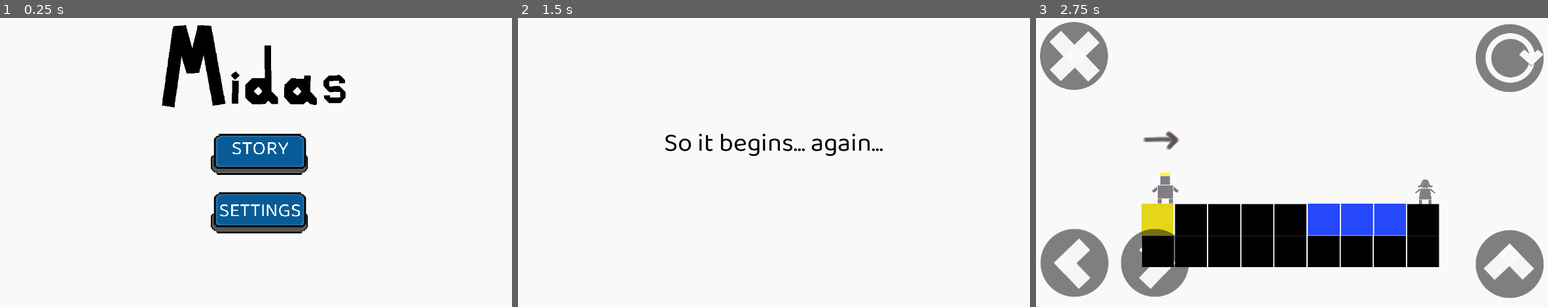
Above: before the commit, frames 1-3 (left to right).
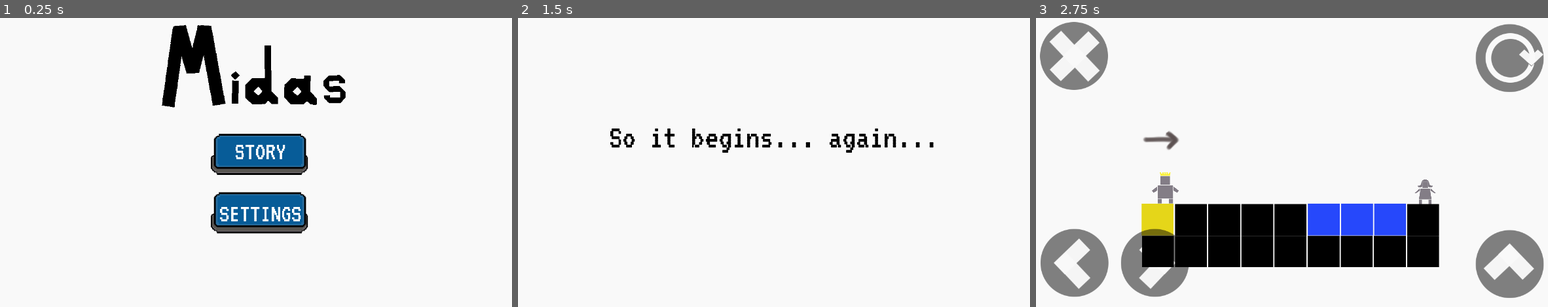
Above: after the commit, the same moments.

Repository: meburns/midas
Game: Godot game, scene res://src/Menu.tscn
Two runs of this game, one before a commit and one after it. Both use one fixed random seed, a clock stepped at 60 frames per second and the inputs below.
Inputs:
- Up to frame 1 (0.25 s): no input
- Up to frame 2 (1.5 s): click "STORY" at 0.5 s; tap Enter (ui_accept) at 1.25 s; hold Right (move_right) from 1.28 s (still down); tap R (refresh) at 1.35 s
- Up to frame 3 (2.75 s): keep holding Right (move_right); tap Space (jump) at 1.52, 2.27 s; tap Enter (ui_accept) at 2 s; tap R (refresh) at 2.1 s

The runs differ from the first frame. In frame 1, 0.8% of the frame differs, in the area x 42-59%, y 42-71%; in frame 2, 1.6%, in the area x 18-82%, y 38-48%; in frame 3, nothing differs.

Commit message:
Add new pixelized font

Diff:
--- a/src/fonts/level_select_font.tres
+++ b/src/fonts/level_select_font.tres
@@ -1,7 +1,8 @@
 [gd_resource type="DynamicFont" load_steps=2 format=2]
 
-[ext_resource path="res://assets/fonts/Baloo_Bhaina_2/BalooBhaina2-Regular.ttf" type="DynamicFontData" id=1]
+[sub_resource type="DynamicFontData" id=1]
+font_path = "res://assets/fonts/VT323/VT323-Regular.ttf"
 
 [resource]
 size = 32
-font_data = ExtResource( 1 )
+font_data = SubResource( 1 )
--- a/src/fonts/main_menu.tres
+++ b/src/fonts/main_menu.tres
@@ -1,7 +1,8 @@
 [gd_resource type="DynamicFont" load_steps=2 format=2]
 
-[ext_resource path="res://assets/fonts/Baloo_Bhaina_2/BalooBhaina2-Regular.ttf" type="DynamicFontData" id=1]
+[sub_resource type="DynamicFontData" id=1]
+font_path = "res://assets/fonts/VT323/VT323-Regular.ttf"
 
 [resource]
-size = 92
-font_data = ExtResource( 1 )
+size = 85
+font_data = SubResource( 1 )
--- a/src/fonts/normal_font.tres
+++ b/src/fonts/normal_font.tres
@@ -1,7 +1,8 @@
 [gd_resource type="DynamicFont" load_steps=2 format=2]
 
-[ext_resource path="res://assets/fonts/Baloo_Bhaina_2/BalooBhaina2-Regular.ttf" type="DynamicFontData" id=1]
+[sub_resource type="DynamicFontData" id=1]
+font_path = "res://assets/fonts/VT323/VT323-Regular.ttf"
 
 [resource]
-size = 64
-font_data = ExtResource( 1 )
+size = 85
+font_data = SubResource( 1 )
Not shown, added: assets/fonts/VT323/OFL.txt
Binary file added: assets/fonts/VT323/VT323-Regular.ttf
